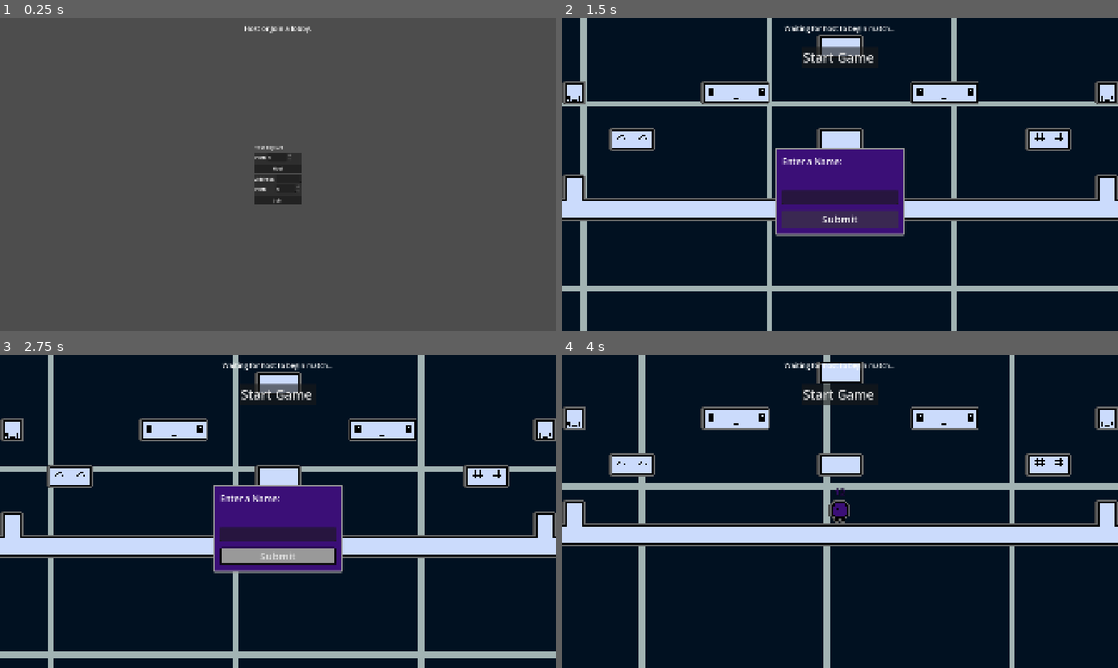
Above: before the commit, frames 1-4 (two rows, left to right).
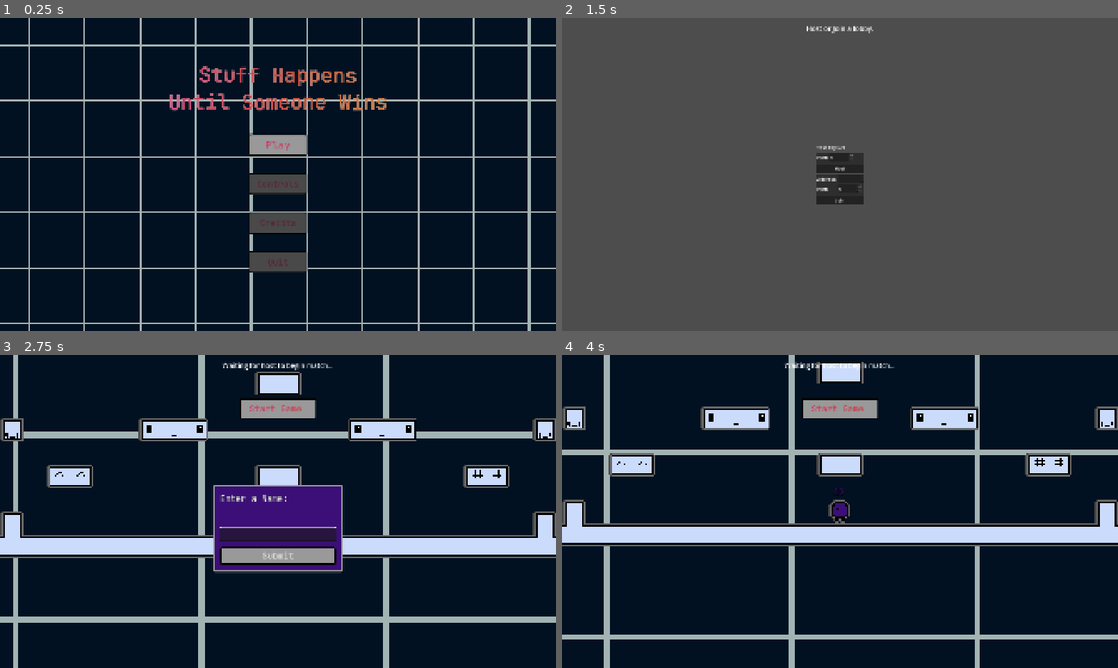
Above: after the commit, the same moments.

Repository: Mrneptune11/Unlimited-Games-Jam
Game: Godot game, scene res://UI/Menus/MainMenu/MainMenu.tscn
Same seed, same stepped clock (60 frames per second), same inputs: the game is played once before the commit and once after it. Before the commit the project starts from res://Main/Lobby/Lobby.tscn.
Inputs (mouse positions are in pixels of both pictures, inside the frame that each line leads up to):
- Up to frame 1 (0.25 s): no input
- Up to frame 2 (1.5 s): click (840, 168) at 0.5 s, where only the run before the commit has a clickable "Host"; click "Submit" (after the commit: "[rainbow freq=.01]Play") at 1.25 s
- Up to frame 3 (2.75 s): click (278, 505) at 2 s, where only the run after the commit has a clickable "Host"
- Up to frame 4 (4 s): click (840, 533) at 2.77 s; type "12" at 2.85 s; click "Submit" at 3.5 s

The runs differ from the first frame. In frame 1, 98% of the frame differs, in the area x 0-100%, y 0-100%; in frame 2, 100%; in frame 3, 14%; in frame 4, 12%.
Error after the commit: Attempt to call function 'hide' in base 'null instance' on a null instance. (res://Main/Lobby/ui.gd:42)

Commit message:
menus existing more

Diff:
--- a/Data/events.json
+++ b/Data/events.json
@@ -66,7 +66,7 @@
 
 		{
 		"id" : "spelling_bee",
-		"weight" : 1000,
+		"weight" : 1,
 	},
 
 	{
--- a/Main/Lobby/ui.gd
+++ b/Main/Lobby/ui.gd
@@ -33,11 +33,13 @@
 	var port: int = $Start/ENet/Join/VBox/Options/Port.value
 	lobby.start_enet_client(address, port)
 	$Start.hide()
+	$BG.hide()
 
 func _on_enet_host_pressed():
 	var port: int = $Start/ENet/HostENet/VBox/Options/Port.value
 	lobby.start_enet_server(port)
 	$Start.hide()
+	$BG.hide()
 
 # WebSocket
 
@@ -45,11 +47,13 @@
 	var url: String = $Start/WebSocket/Join/VBox/Options/Url.text
 	lobby.start_websocket_client(url)
 	$Start.hide()
+	$BG.hide()
 
 func _on_websocket_host_pressed():
 	var port: int = $Start/ENet/Host/VBox/Options/Port.value
 	lobby.start_websocket_server(port)
 	$Start.hide()
+	$BG.hide()
 
 #-------------------------------------------------------------------------------
 
--- a/Main/Managers/EventManager.gd
+++ b/Main/Managers/EventManager.gd
@@ -413,8 +413,8 @@
 				text_box.queue_free() #entry box is removed
 				)
 		"trivia_time":
-			prompt = misc_data["question"] + "\n A:" + misc_data["A"] + "| B:" + misc_data["B"] + \
-			"| C:" + misc_data["C"] + "| D:" + misc_data["D"]
+			prompt = misc_data["question"] + "\n A: " + misc_data["A"] + "| B: " + misc_data["B"] + \
+			"| C: " + misc_data["C"] + "| D: " + misc_data["D"]
 
 			var timer:SceneTreeTimer = get_tree().create_timer(10)
 			timer.timeout.connect(player.explode)
--- a/Objects/Entry Box/EntryBox.tscn
+++ b/Objects/Entry Box/EntryBox.tscn
@@ -4,6 +4,7 @@
 [ext_resource type="Script" uid="uid://hxdqybynr1ro" path="res://Objects/Entry Box/entry_box.gd" id="1_vgqg1"]
 
 [node name="NameContainer" type="PanelContainer" unique_id=1066980682]
+z_index = 100
 custom_minimum_size = Vector2(200, 0)
 anchors_preset = 8
 anchor_left = 0.5
@@ -27,6 +28,8 @@
 custom_minimum_size = Vector2(0, 100)
 layout_mode = 2
 theme_override_font_sizes/font_size = 30
+text = "Duh Duh Duh
+"
 
 [node name="Entry" type="LineEdit" parent="HBox" unique_id=1490367714]
 custom_minimum_size = Vector2(94, 0)
--- a/Objects/Entry Box/entry_box_theme.tres
+++ b/Objects/Entry Box/entry_box_theme.tres
@@ -1,4 +1,17 @@
 [gd_resource type="Theme" format=3 uid="uid://r2pc04ebi1k4"]
+
+[ext_resource type="FontFile" uid="uid://8diwfm1ncst5" path="res://Assets/Font/JetBrainsMono-Medium.ttf" id="1_w5dsd"]
+
+[sub_resource type="StyleBoxFlat" id="StyleBoxFlat_w5dsd"]
+border_width_left = 4
+border_width_top = 4
+border_width_right = 4
+border_width_bottom = 4
+border_color = Color(0, 0, 0, 1)
+corner_radius_top_left = 4
+corner_radius_top_right = 4
+corner_radius_bottom_right = 4
+corner_radius_bottom_left = 4
 
 [sub_resource type="StyleBoxFlat" id="StyleBoxFlat_a7sth"]
 border_width_left = 4
@@ -28,5 +41,11 @@
 expand_margin_bottom = 20.0
 
 [resource]
+default_font = ExtResource("1_w5dsd")
+Button/styles/focus = SubResource("StyleBoxFlat_w5dsd")
+Button/styles/hover = SubResource("StyleBoxFlat_a7sth")
 Button/styles/normal = SubResource("StyleBoxFlat_a7sth")
+Label/colors/font_outline_color = Color(0, 0, 0, 1)
+Label/constants/outline_size = 2
+Label/fonts/font = ExtResource("1_w5dsd")
 PanelContainer/styles/panel = SubResource("StyleBoxFlat_3rl6d")
--- a/Objects/NameLabel/NameLabel.tscn
+++ b/Objects/NameLabel/NameLabel.tscn
@@ -1,6 +1,7 @@
 [gd_scene format=3 uid="uid://7d06mklmig8i"]
 
 [ext_resource type="Script" uid="uid://dknumv6crenqm" path="res://Objects/NameLabel/name_label.gd" id="1_3fmgj"]
+[ext_resource type="Theme" uid="uid://r2pc04ebi1k4" path="res://Objects/Entry Box/entry_box_theme.tres" id="1_vl1ay"]
 
 [sub_resource type="LabelSettings" id="LabelSettings_3fmgj"]
 font_size = 32
@@ -14,7 +15,8 @@
 offset_right = 136.0
 offset_bottom = 45.0
 offset_transform_enabled = true
-offset_transform_position = Vector2(-82.5, -90)
+offset_transform_position = Vector2(-86.5, -90)
+theme = ExtResource("1_vl1ay")
 theme_override_font_sizes/font_size = 5
 text = "123456789"
 label_settings = SubResource("LabelSettings_3fmgj")
--- /dev/null
+++ b/UI/Menus/MainMenu/MainMenu.tscn
@@ -0,0 +1,134 @@
+[gd_scene format=3 uid="uid://duw5lck3jm6k3"]
+
+[ext_resource type="Script" uid="uid://cma0g4wpjpk4o" path="res://UI/Menus/MainMenu/main_menu.gd" id="1_homar"]
+[ext_resource type="PackedScene" uid="uid://fmm44p2dxj8k" path="res://Objects/Bg/bg.tscn" id="2_7wy4y"]
+[ext_resource type="FontFile" uid="uid://8diwfm1ncst5" path="res://Assets/Font/JetBrainsMono-Medium.ttf" id="3_rjeyd"]
+[ext_resource type="Theme" uid="uid://r2pc04ebi1k4" path="res://Objects/Entry Box/entry_box_theme.tres" id="4_ygqeo"]
+
+[node name="MainMenu" type="Control" unique_id=1964875841]
+layout_mode = 3
+anchors_preset = 15
+anchor_right = 1.0
+anchor_bottom = 1.0
+grow_horizontal = 2
+grow_vertical = 2
+offset_transform_enabled = true
+script = ExtResource("1_homar")
+
+[node name="BG" type="Node2D" parent="." unique_id=1053547502]
+position = Vector2(970, 560)
+scale = Vector2(1.5, 1.5)
+
+[node name="Parallax2D" parent="BG" unique_id=1872672102 instance=ExtResource("2_7wy4y")]
+scroll_offset = Vector2(376, 6)
+
+[node name="Title" type="RichTextLabel" parent="." unique_id=986482332]
+layout_mode = 1
+anchors_preset = 5
+anchor_left = 0.5
+anchor_right = 0.5
+offset_left = -400.0
+offset_right = 400.0
+offset_bottom = 288.0
+grow_horizontal = 2
+offset_transform_enabled = true
+offset_transform_position = Vector2(0, 100)
+theme_override_colors/font_outline_color = Color(1, 1, 1, 1)
+theme_override_constants/outline_size = 2
+theme_override_fonts/normal_font = ExtResource("3_rjeyd")
+theme_override_font_sizes/normal_font_size = 70
+bbcode_enabled = true
+text = "[rainbow freq=.01][wave freq=5]Stuff Happens Until Someone Wins"
+fit_content = true
+horizontal_alignment = 1
+vertical_alignment = 1
+
+[node name="VBoxContainer" type="VBoxContainer" parent="." unique_id=1937706904]
+layout_mode = 1
+anchors_preset = 8
+anchor_left = 0.5
+anchor_top = 0.5
+anchor_right = 0.5
+anchor_bottom = 0.5
+offset_left = -100.0
+offset_top = -80.0
+offset_right = 100.0
+offset_bottom = 280.0
+grow_horizontal = 2
+grow_vertical = 2
+offset_transform_enabled = true
+theme_override_constants/separation = 60
+
+[node name="Button" type="Button" parent="VBoxContainer" unique_id=102047751]
+custom_minimum_size = Vector2(200, 75)
+layout_mode = 2
+offset_transform_enabled = true
+theme = ExtResource("4_ygqeo")
+theme_override_font_sizes/font_size = 30
+
+[node name="RichTextLabel" type="RichTextLabel" parent="VBoxContainer/Button" unique_id=380434457]
+custom_minimum_size = Vector2(200, 75)
+layout_mode = 0
+offset_right = 40.0
+offset_bottom = 40.0
+mouse_filter = 1
+theme_override_font_sizes/normal_font_size = 30
+bbcode_enabled = true
+text = "[rainbow freq=.01]Play"
+horizontal_alignment = 1
+vertical_alignment = 1
+
+[node name="Button2" type="Button" parent="VBoxContainer" unique_id=1833585053]
+custom_minimum_size = Vector2(200, 75)
+layout_mode = 2
+theme = ExtResource("4_ygqeo")
+theme_override_font_sizes/font_size = 30
+
+[node name="RichTextLabel" type="RichTextLabel" parent="VBoxContainer/Button2" unique_id=761202234]
+custom_minimum_size = Vector2(200, 75)
+layout_mode = 0
+offset_right = 40.0
+offset_bottom = 40.0
+mouse_filter = 1
+theme_override_font_sizes/normal_font_size = 30
+bbcode_enabled = true
+text = "[rainbow freq=.01]Controls"
+horizontal_alignment = 1
+vertical_alignment = 1
+
+[node name="Button4" type="Button" parent="VBoxContainer" unique_id=1757662030]
+custom_minimum_size = Vector2(200, 75)
+layout_mode = 2
+offset_transform_enabled = true
+theme = ExtResource("4_ygqeo")
+theme_override_font_sizes/font_size = 30
+
+[node name="RichTextLabel" type="RichTextLabel" parent="VBoxContainer/Button4" unique_id=1740424632]
+custom_minimum_size = Vector2(200, 75)
+layout_mode = 0
+offset_right = 40.0
+offset_bottom = 40.0
+mouse_filter = 1
+theme_override_font_sizes/normal_font_size = 30
+bbcode_enabled = true
+text = "[rainbow freq=.01]Credits"
+horizontal_alignment = 1
+vertical_alignment = 1
+
+[node name="Button3" type="Button" parent="VBoxContainer" unique_id=336148708]
+custom_minimum_size = Vector2(200, 75)
+layout_mode = 2
+theme = ExtResource("4_ygqeo")
+theme_override_font_sizes/font_size = 30
+
+[node name="RichTextLabel" type="RichTextLabel" parent="VBoxContainer/Button3" unique_id=2050430111]
+custom_minimum_size = Vector2(200, 75)
+layout_mode = 0
+offset_right = 40.0
+offset_bottom = 40.0
+mouse_filter = 1
+theme_override_font_sizes/normal_font_size = 30
+bbcode_enabled = true
+text = "[rainbow freq=.01]Quit"
+horizontal_alignment = 1
+vertical_alignment = 1
--- /dev/null
+++ b/UI/Menus/MainMenu/main_menu.gd
@@ -0,0 +1,29 @@
+extends Control
+
+func _ready():
+	var buttons:Array[Node] = $VBoxContainer.get_children()
+	for i:int in range(buttons.size()):
+		var button:Button = buttons[i]
+		button.modulate = Color("#797979")
+
+		#Button look behavior
+		button.mouse_entered.connect(button.grab_focus)
+		button.focus_entered.connect(func():
+			button.get_node("RichTextLabel").add_theme_font_size_override("normal_font_size", 36)
+			button.modulate = Color("#FFFFFF")
+			)
+		button.focus_exited.connect(func():
+			button.get_node("RichTextLabel").add_theme_font_size_override("normal_font_size", 30)
+			button.modulate = Color("#797979")
+			)
+
+		match i:
+			0:
+				button.grab_focus()
+				button.pressed.connect(func(): get_tree().change_scene_to_file("res://Main/Lobby/Lobby.tscn"))
+			1:
+				button.pressed.connect(func(): get_tree().change_scene_to_file("res://UI/Menus/Other/Controls.tscn"))
+			2:
+				button.pressed.connect(func(): get_tree().change_scene_to_file("res://UI/Menus/Other/Credits.tscn"))
+			3:
+				button.pressed.connect(func(): get_tree().quit())
--- /dev/null
+++ b/UI/Menus/Other/Controls.tscn
@@ -0,0 +1,115 @@
+[gd_scene format=3 uid="uid://dmogu6arij7cw"]
+
+[ext_resource type="PackedScene" uid="uid://fmm44p2dxj8k" path="res://Objects/Bg/bg.tscn" id="1_37ka1"]
+[ext_resource type="FontFile" uid="uid://8diwfm1ncst5" path="res://Assets/Font/JetBrainsMono-Medium.ttf" id="2_ky8x5"]
+[ext_resource type="Theme" uid="uid://r2pc04ebi1k4" path="res://Objects/Entry Box/entry_box_theme.tres" id="3_ky8x5"]
+[ext_resource type="Script" uid="uid://bjebw1wm4wp2g" path="res://UI/Menus/Other/back_button.gd" id="4_1lfql"]
+
+[sub_resource type="StyleBoxFlat" id="StyleBoxFlat_ygqeo"]
+border_width_left = 8
+border_width_top = 8
+border_width_right = 8
+border_width_bottom = 8
+border_color = Color(0, 0, 0, 1)
+corner_radius_top_left = 4
+corner_radius_top_right = 4
+corner_radius_bottom_right = 4
+corner_radius_bottom_left = 4
+
+[node name="MainMenu" type="Control" unique_id=1964875841]
+layout_mode = 3
+anchors_preset = 15
+anchor_right = 1.0
+anchor_bottom = 1.0
+grow_horizontal = 2
+grow_vertical = 2
+offset_transform_enabled = true
+
+[node name="BG" type="Node2D" parent="." unique_id=1053547502]
+position = Vector2(970, 560)
+scale = Vector2(1.5, 1.5)
+
+[node name="Parallax2D" parent="BG" unique_id=1872672102 instance=ExtResource("1_37ka1")]
+scroll_offset = Vector2(376, 6)
+
+[node name="Title" type="RichTextLabel" parent="." unique_id=986482332]
+layout_mode = 1
+anchors_preset = 5
+anchor_left = 0.5
+anchor_right = 0.5
+offset_left = -400.0
+offset_right = 400.0
+offset_bottom = 288.0
+grow_horizontal = 2
+offset_transform_enabled = true
+theme_override_colors/font_outline_color = Color(1, 1, 1, 1)
+theme_override_constants/outline_size = 2
+theme_override_fonts/normal_font = ExtResource("2_ky8x5")
+theme_override_font_sizes/normal_font_size = 70
+bbcode_enabled = true
+text = "[rainbow freq=.01][wave freq=5]Controls"
+fit_content = true
+horizontal_alignment = 1
+vertical_alignment = 1
+
+[node name="VBoxContainer" type="VBoxContainer" parent="." unique_id=1937706904]
+layout_mode = 1
+anchors_preset = 8
+anchor_left = 0.5
+anchor_top = 0.5
+anchor_right = 0.5
+anchor_bottom = 0.5
+offset_left = -400.0
+offset_top = -260.0
+offset_right = 400.0
+offset_bottom = 360.0
+grow_horizontal = 2
+grow_vertical = 2
+theme_override_constants/separation = 60
+
+[node name="RichTextLabel" type="RichTextLabel" parent="VBoxContainer" unique_id=1548141796]
+custom_minimum_size = Vector2(800, 620)
+layout_mode = 2
+theme_override_constants/outline_size = 3
+theme_override_font_sizes/normal_font_size = 60
+theme_override_styles/normal = SubResource("StyleBoxFlat_ygqeo")
+bbcode_enabled = true
+text = "[rainbow freq=.01]	Move: A and D | ← and→
+
+	Jump: Space | W | ↑
+
+	Use Item:  O | P | Z | X
+
+	Click UI:  Enter | Space
+"
+tab_size = 1
+
+[node name="Back" type="Button" parent="." unique_id=1770326265]
+custom_minimum_size = Vector2(200, 75)
+layout_mode = 1
+anchors_preset = 7
+anchor_left = 0.5
+anchor_top = 1.0
+anchor_right = 0.5
+anchor_bottom = 1.0
+offset_left = -100.0
+offset_top = -105.0
+offset_right = 100.0
+offset_bottom = -30.0
+grow_horizontal = 2
+grow_vertical = 0
+theme = ExtResource("3_ky8x5")
+theme_override_font_sizes/font_size = 30
+script = ExtResource("4_1lfql")
+
+[node name="RichTextLabel" type="RichTextLabel" parent="Back" unique_id=59384718]
+custom_minimum_size = Vector2(200, 75)
+layout_mode = 0
+offset_right = 40.0
+offset_bottom = 40.0
+mouse_filter = 1
+theme_override_font_sizes/normal_font_size = 30
+bbcode_enabled = true
+text = "[rainbow freq=.01]Quit"
+horizontal_alignment = 1
+vertical_alignment = 1
--- /dev/null
+++ b/UI/Menus/Other/Credits.tscn
@@ -0,0 +1,123 @@
+[gd_scene format=3 uid="uid://fa3n5wc1i7g0"]
+
+[ext_resource type="PackedScene" uid="uid://fmm44p2dxj8k" path="res://Objects/Bg/bg.tscn" id="1_xuxw8"]
+[ext_resource type="FontFile" uid="uid://8diwfm1ncst5" path="res://Assets/Font/JetBrainsMono-Medium.ttf" id="2_8bi2f"]
+[ext_resource type="Theme" uid="uid://r2pc04ebi1k4" path="res://Objects/Entry Box/entry_box_theme.tres" id="3_3xwnv"]
+[ext_resource type="Script" uid="uid://bjebw1wm4wp2g" path="res://UI/Menus/Other/back_button.gd" id="4_p3ulm"]
+
+[sub_resource type="StyleBoxFlat" id="StyleBoxFlat_ygqeo"]
+border_width_left = 8
+border_width_top = 8
+border_width_right = 8
+border_width_bottom = 8
+border_color = Color(0, 0, 0, 1)
+corner_radius_top_left = 4
+corner_radius_top_right = 4
+corner_radius_bottom_right = 4
+corner_radius_bottom_left = 4
+
+[sub_resource type="GDScript" id="GDScript_xuxw8"]
+script/source = "extends RichTextLabel
+
+func _ready()->void:
+	meta_clicked.connect(OS.shell_open)
+"
+
+[node name="MainMenu" type="Control" unique_id=1964875841]
+layout_mode = 3
+anchors_preset = 15
+anchor_right = 1.0
+anchor_bottom = 1.0
+grow_horizontal = 2
+grow_vertical = 2
+offset_transform_enabled = true
+
+[node name="BG" type="Node2D" parent="." unique_id=1053547502]
+position = Vector2(970, 560)
+scale = Vector2(1.5, 1.5)
+
+[node name="Parallax2D" parent="BG" unique_id=1872672102 instance=ExtResource("1_xuxw8")]
+scroll_offset = Vector2(376, 6)
+
+[node name="Title" type="RichTextLabel" parent="." unique_id=986482332]
+layout_mode = 1
+anchors_preset = 5
+anchor_left = 0.5
+anchor_right = 0.5
+offset_left = -400.0
+offset_right = 400.0
+offset_bottom = 288.0
+grow_horizontal = 2
+offset_transform_enabled = true
+theme_override_colors/font_outline_color = Color(1, 1, 1, 1)
+theme_override_constants/outline_size = 2
+theme_override_fonts/normal_font = ExtResource("2_8bi2f")
+theme_override_font_sizes/normal_font_size = 70
+bbcode_enabled = true
+text = "[rainbow freq=.01][wave freq=5]Credits"
+fit_content = true
+horizontal_alignment = 1
+vertical_alignment = 1
+
+[node name="VBoxContainer" type="VBoxContainer" parent="." unique_id=1937706904]
+layout_mode = 1
+anchors_preset = 8
+anchor_left = 0.5
+anchor_top = 0.5
+anchor_right = 0.5
+anchor_bottom = 0.5
+offset_left = -400.0
+offset_top = -260.0
+offset_right = 400.0
+offset_bottom = 360.0
+grow_horizontal = 2
+grow_vertical = 2
+theme_override_constants/separation = 60
+
+[node name="RichTextLabel" type="RichTextLabel" parent="VBoxContainer" unique_id=1548141796]
+custom_minimum_size = Vector2(800, 620)
+layout_mode = 2
+theme_override_constants/outline_size = 3
+theme_override_font_sizes/normal_font_size = 60
+theme_override_styles/normal = SubResource("StyleBoxFlat_ygqeo")
+bbcode_enabled = true
+text = "[rainbow freq=.01]Mr. Neptune:
+[font_size=50] Progammer, Artist, Designer[/font_size]
+
+Tapeknot:
+[font_size=50]Programmer, Audio, Designer[/font_size]
+
+[font_size=30] Special thanks to Cmota for the trivia data."
+tab_size = 1
+horizontal_alignment = 1
+script = SubResource("GDScript_xuxw8")
+
+[node name="Back" type="Button" parent="." unique_id=1770326265]
+custom_minimum_size = Vector2(200, 75)
+layout_mode = 1
+anchors_preset = 7
+anchor_left = 0.5
+anchor_top = 1.0
+anchor_right = 0.5
+anchor_bottom = 1.0
+offset_left = -100.0
+offset_top = -105.0
+offset_right = 100.0
+offset_bottom = -30.0
+grow_horizontal = 2
+grow_vertical = 0
+theme = ExtResource("3_3xwnv")
+theme_override_font_sizes/font_size = 30
+script = ExtResource("4_p3ulm")
+
+[node name="RichTextLabel" type="RichTextLabel" parent="Back" unique_id=59384718]
+custom_minimum_size = Vector2(200, 75)
+layout_mode = 0
+offset_right = 40.0
+offset_bottom = 40.0
+mouse_filter = 1
+theme_override_font_sizes/normal_font_size = 30
+bbcode_enabled = true
+text = "[rainbow freq=.01]Quit"
+horizontal_alignment = 1
+vertical_alignment = 1
--- /dev/null
+++ b/UI/Menus/Other/back_button.gd
@@ -0,0 +1,16 @@
+extends Button
+
+func _ready()->void:
+	self.grab_focus()
+	self.pressed.connect(func(): get_tree().change_scene_to_file("res://UI/Menus/MainMenu/MainMenu.tscn"))
+
+	#Button look behavior
+	self.mouse_entered.connect(self.grab_focus)
+	self.focus_entered.connect(func():
+		self.get_node("RichTextLabel").add_theme_font_size_override("normal_font_size", 36)
+		self.modulate = Color("#FFFFFF")
+		)
+	self.focus_exited.connect(func():
+		self.get_node("RichTextLabel").add_theme_font_size_override("normal_font_size", 30)
+		self.modulate = Color("#797979")
+		)
--- a/UI/StartButton/StartGameButton.tscn
+++ b/UI/StartButton/StartGameButton.tscn
@@ -1,13 +1,29 @@
 [gd_scene format=3 uid="uid://b1iet7d1j2e6j"]
+
+[ext_resource type="Theme" uid="uid://r2pc04ebi1k4" path="res://Objects/Entry Box/entry_box_theme.tres" id="1_3wuvv"]
+[ext_resource type="Script" uid="uid://b4oyulb05osh0" path="res://UI/StartButton/start_game_button.gd" id="1_qbq3d"]
 
 [node name="StartGameButton" type="Button" unique_id=1053650365]
 anchors_preset = 5
 anchor_left = 0.5
 anchor_right = 0.5
 offset_left = -132.5
-offset_top = 100.0
+offset_top = 150.0
 offset_right = 132.5
-offset_bottom = 171.0
+offset_bottom = 221.0
 grow_horizontal = 2
+theme = ExtResource("1_3wuvv")
 theme_override_font_sizes/font_size = 45
-text = "Start Game "
+script = ExtResource("1_qbq3d")
+
+[node name="RichTextLabel" type="RichTextLabel" parent="." unique_id=1416276803]
+custom_minimum_size = Vector2(265, 71)
+layout_mode = 0
+offset_right = 40.0
+offset_bottom = 40.0
+mouse_filter = 1
+theme_override_font_sizes/normal_font_size = 30
+bbcode_enabled = true
+text = "[rainbow freq=.01]Start Game "
+horizontal_alignment = 1
+vertical_alignment = 1
--- /dev/null
+++ b/UI/StartButton/start_game_button.gd
@@ -0,0 +1,12 @@
+extends Button
+
+func _ready()->void:
+		#Button look behavior
+	self.focus_entered.connect(func():
+		self.get_node("RichTextLabel").add_theme_font_size_override("normal_font_size", 36)
+		self.modulate = Color("#FFFFFF")
+		)
+	self.focus_exited.connect(func():
+		self.get_node("RichTextLabel").add_theme_font_size_override("normal_font_size", 30)
+		self.modulate = Color("#797979")
+		)
--- a/project.godot
+++ b/project.godot
@@ -11,7 +11,7 @@
 [application]
 
 config/name="NetTest"
-run/main_scene="uid://bi6nfjhot1eo5"
+run/main_scene="uid://duw5lck3jm6k3"
 config/features=PackedStringArray("4.7", "Forward Plus")
 config/icon="res://icon.svg"
 
Binary file added: Assets/Font/JetBrainsMono-Medium.ttf
Not shown, added: Assets/Font/JetBrainsMono-Medium.ttf.import
Not shown, added: UI/Menus/MainMenu/main_menu.gd.uid
Not shown, added: UI/Menus/Other/back_button.gd.uid
Not shown, added: UI/StartButton/start_game_button.gd.uid
